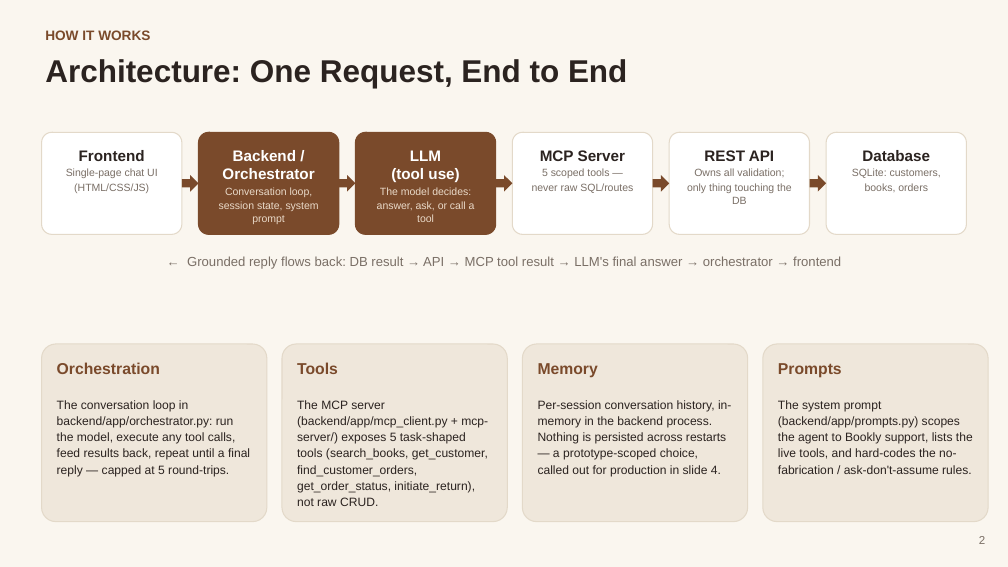
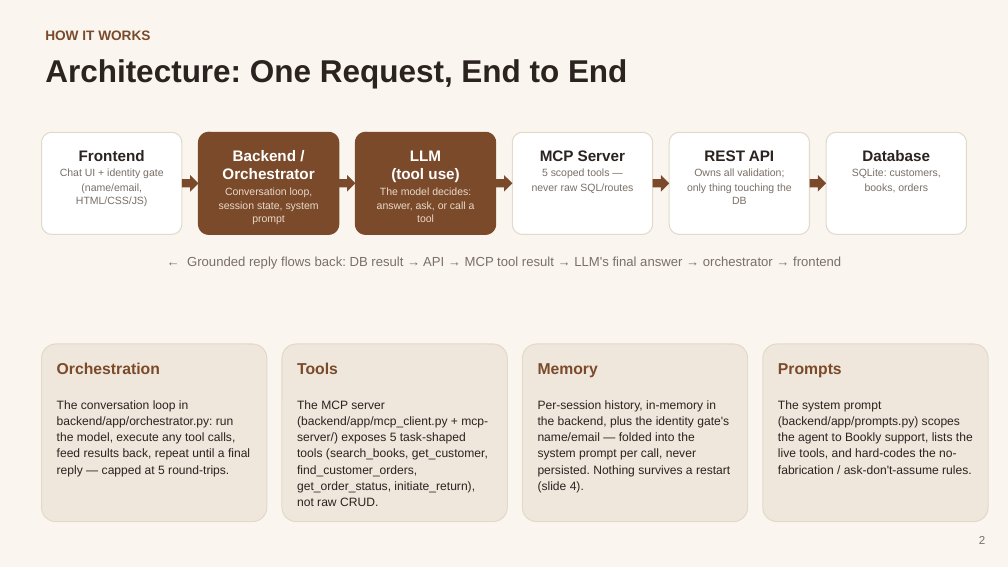
Before and after one commit to hanswallentin/cx-chatbot, a slide deck: slide 2 of deck/bookly-pitch-deck.pptx. Drawn at 1008x567 pixels with LibreOffice and Linux fonts; fonts in the diff are those of the drawing. Boxes give left, top, right and bottom in pixels: in the first picture for what was removed or moved away, otherwise in the second. Text is boxed around its words. In the diff, an @@ line names an element or a change of style, - is before the commit and + after.

```diff
--- a/deck/bookly-pitch-deck.pptx
+++ b/deck/bookly-pitch-deck.pptx
@@ text in rounded rectangle at (60,168,163,206): text changed @@
-Single-page chat UI
-(HTML/CSS/JS)
+Chat UI + identity gate
+(name/email, HTML/CSS/JS)
@@ text at (538,400,730,492): text changed @@
-Per-session conversation history, in-memory in the backend process. Nothing is persisted across restarts — a prototype-scoped choice, called out for production in slide 4.
+Per-session history, in-memory in the backend, plus the identity gate's name/email — folded into the system prompt per call, never persisted. Nothing survives a restart (slide 4).
```
Also in this commit, not shown: 1 other slide changed, 2 other files.
